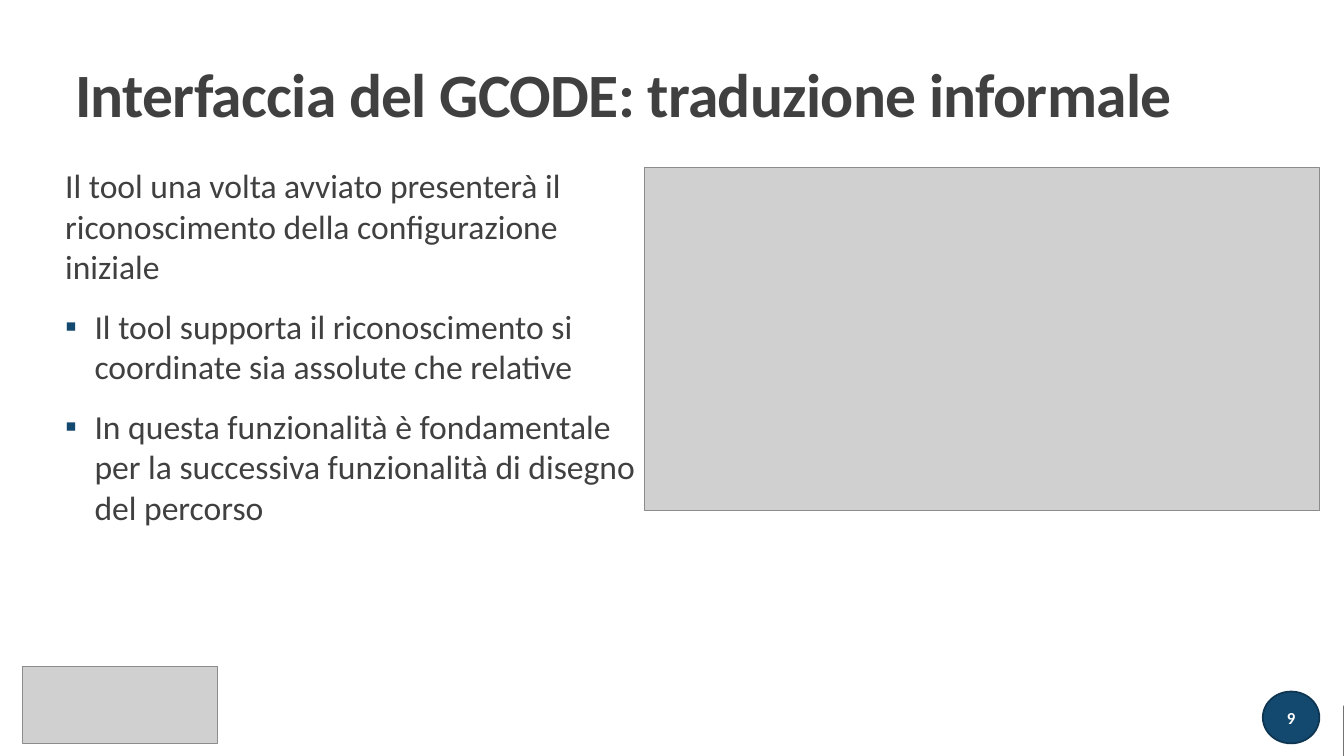
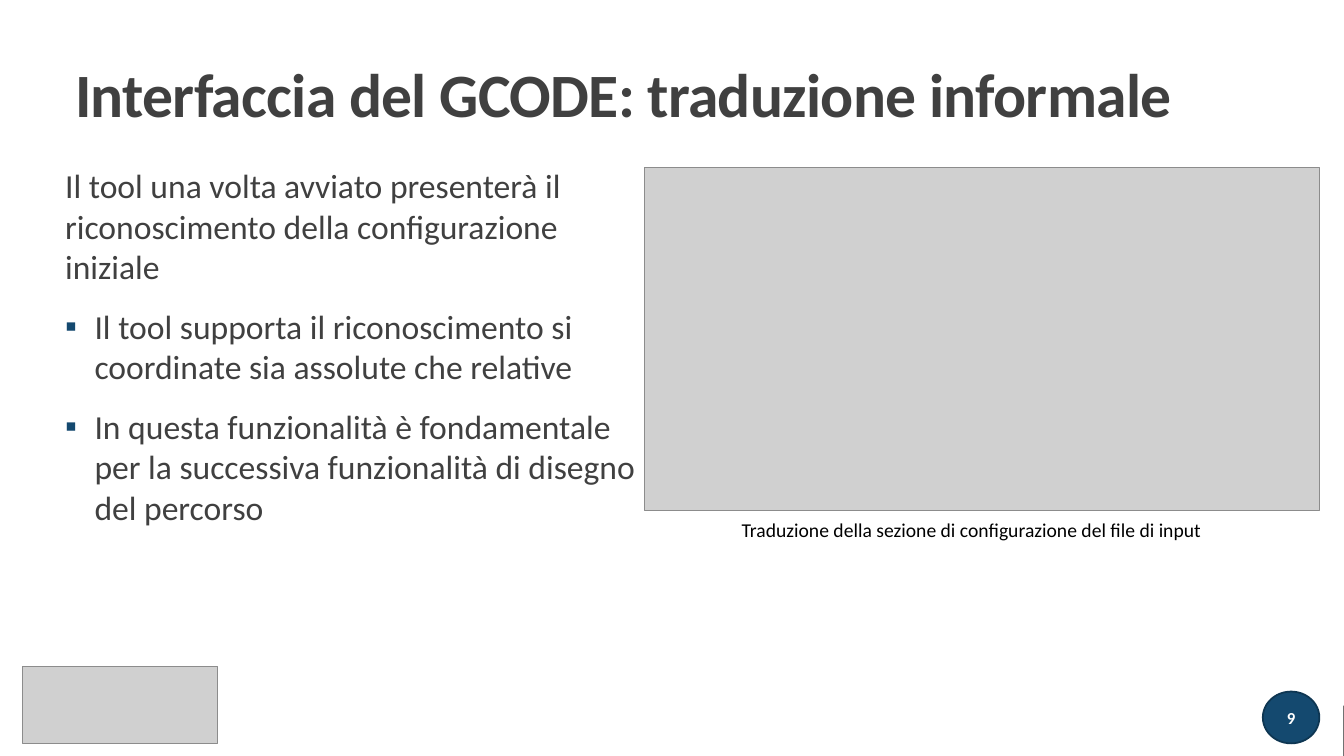
Before and after one commit to atusghen/GCODE, a slide deck: slide 9 of presentazione.pptx. Drawn at 1344x756 pixels with LibreOffice and Linux fonts; fonts in the diff are those of the drawing; grey boxes stand for pictures. Boxes give left, top, right and bottom in pixels: in the first picture for what was removed or moved away, otherwise in the second. Text is boxed around its words. In the diff, an @@ line names an element or a change of style, - is before the commit and + after.

```diff
--- a/presentazione.pptx
+++ b/presentazione.pptx
@@ text added at bbox=[742, 523, 1201, 541], 14 pt, text #000000 @@
+Traduzione della sezione di configurazione del file di input
```
Also in this commit, not shown: 4 other slides changed, 3 slides added, 6 other files.
